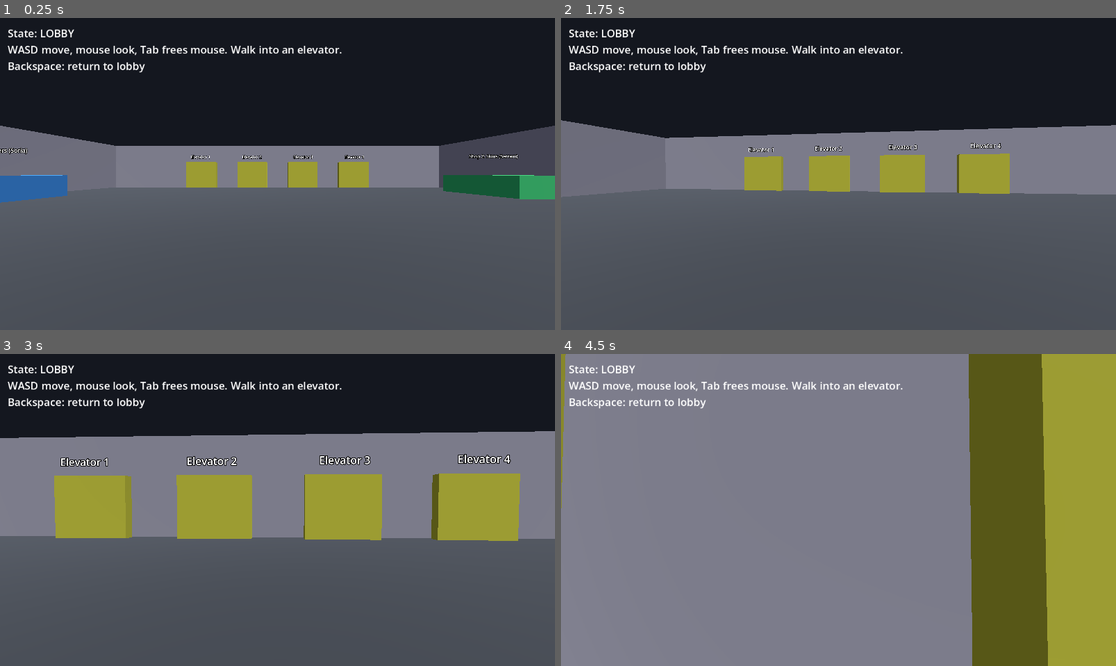
Above: before the commit, frames 1-4 (two rows, left to right).
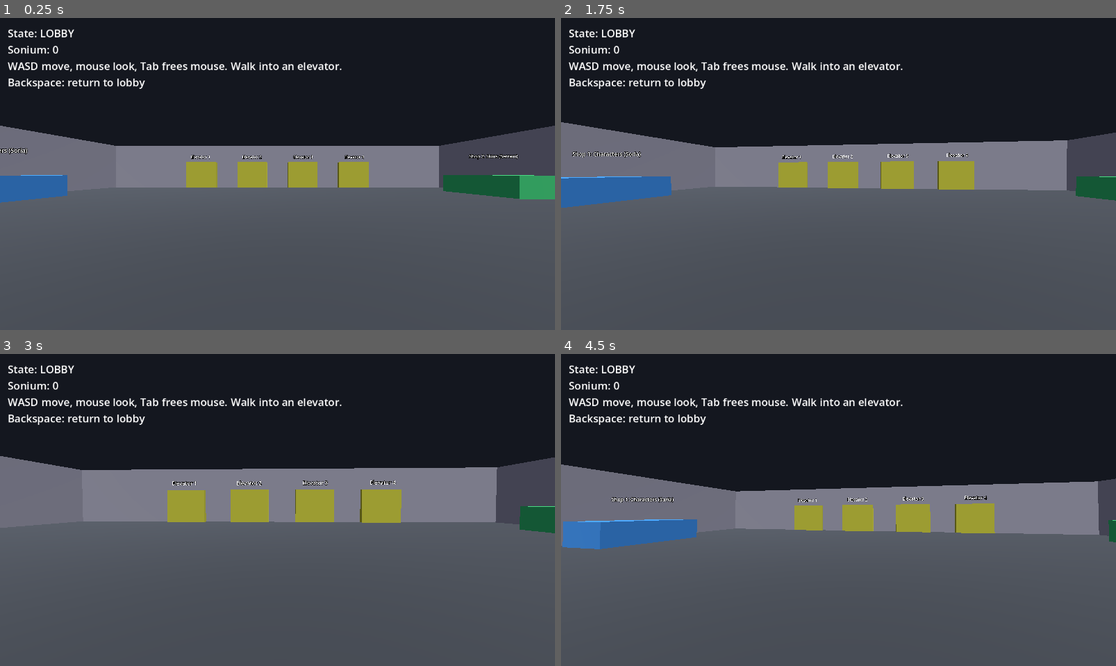
Above: after the commit, the same moments.

Repository: BusyStas/game-godot-Dandy
Game: Godot game, scene res://scenes/lobby.tscn
The game is run twice, just before and just after one commit, with the same random seed, the same clock (stepped at 60 frames per second) and the same inputs.
Inputs (mouse positions are in pixels of both pictures, inside the frame that each line leads up to):
- Up to frame 1 (0.25 s): no input
- Up to frame 2 (1.75 s): tap Enter at 0.5 s; move the mouse to (866, 174) at 0.52 s; hold E 0.53-1.28 s; hold W from 0.53 s (still down); tap T at 0.8, 1.35 s; move the mouse to (810, 174) at 1.27 s; tap Backspace at 1.55 s
- Up to frame 3 (3 s): keep holding W; move the mouse to (288, 503) at 2.02 s; hold E 2.03-2.78 s; tap Backspace at 2.1 s; move the mouse to (271, 516) at 2.77 s; tap E at 2.85 s
- Up to frame 4 (4.5 s): keep holding W; tap T at 3.05, 3.6 s; move the mouse to (877, 513) at 3.52 s; tap Backspace at 3.8, 4.35 s; move the mouse to (794, 506) at 4.27 s

The runs differ from the first frame. In frame 1, 1.9% of the frame differs, in the area x 1-62%, y 8-23%; in frame 2, 12%; in frame 3, 27%; in frame 4, 91%, in the area x 0-100%, y 0-100%.

Commit message:
Add vertical slice: elevator cabin, floor with machines, Sonium, return timer and death
Co-Authored-By: Claude Sonnet 5.5 <noreply@anthropic.com>
Claude-Session: https://claude.ai/code/session_01254WZhSqkkRXr4nw2rpTqZ

Diff:
--- /dev/null
+++ b/scripts/floor_builder.gd
@@ -0,0 +1,92 @@
+class_name FloorBuilder
+extends RefCounted
+## Builds simple placeholder geometry: the elevator cabin and a generic floor.
+## Real per-map scenes will replace build_floor() later.
+
+const MachineScript := preload("res://scripts/machine.gd")
+
+
+static func box(parent: Node, pos: Vector3, size: Vector3, color: Color, solid := true) -> Node3D:
+	var root: Node3D
+	if solid:
+		root = StaticBody3D.new()
+	else:
+		root = Node3D.new()
+	root.position = pos
+	var mesh := MeshInstance3D.new()
+	var bm := BoxMesh.new()
+	bm.size = size
+	mesh.mesh = bm
+	var mat := StandardMaterial3D.new()
+	mat.albedo_color = color
+	mesh.material_override = mat
+	root.add_child(mesh)
+	if solid:
+		var cs := CollisionShape3D.new()
+		var bs := BoxShape3D.new()
+		bs.size = size
+		cs.shape = bs
+		root.add_child(cs)
+	parent.add_child(root)
+	return root
+
+
+static func label(parent: Node, text: String, pos: Vector3, size := 48) -> void:
+	var l := Label3D.new()
+	l.text = text
+	l.position = pos
+	l.font_size = size
+	l.pixel_size = 0.01
+	l.billboard = BaseMaterial3D.BILLBOARD_ENABLED
+	parent.add_child(l)
+
+
+static func build_cabin(origin: Vector3) -> Node3D:
+	var root := Node3D.new()
+	root.position = origin
+	var grey := Color(0.45, 0.45, 0.5)
+	box(root, Vector3(0, -0.5, 0), Vector3(6, 1, 6), grey)
+	box(root, Vector3(0, 2, -3), Vector3(6, 4, 0.5), grey)
+	box(root, Vector3(0, 2, 3), Vector3(6, 4, 0.5), grey)
+	box(root, Vector3(-3, 2, 0), Vector3(0.5, 4, 6), grey)
+	box(root, Vector3(3, 2, 0), Vector3(0.5, 4, 6), grey)
+	box(root, Vector3(0, 4.25, 0), Vector3(6, 0.5, 6), grey)
+	label(root, "Elevator", Vector3(0, 3.2, 0))
+	return root
+
+
+## Returns {"root": Node3D, "elevator": Area3D, "spawn": Vector3}
+static func build_floor(map_name: String, machine_count: int, origin: Vector3) -> Dictionary:
+	var root := Node3D.new()
+	root.position = origin
+	var tint := Color.from_hsv(float(map_name.hash() % 360) / 360.0, 0.35, 0.55)
+	var wall := Color(0.55, 0.55, 0.6)
+	box(root, Vector3(0, -0.5, 0), Vector3(40, 1, 30), tint)
+	box(root, Vector3(0, 2.5, -15), Vector3(40, 5, 1), wall)
+	box(root, Vector3(0, 2.5, 15), Vector3(40, 5, 1), wall)
+	box(root, Vector3(-20, 2.5, 0), Vector3(1, 5, 30), wall)
+	box(root, Vector3(20, 2.5, 0), Vector3(1, 5, 30), wall)
+	label(root, map_name, Vector3(0, 4.0, 0), 96)
+
+	# Elevator you must return to
+	box(root, Vector3(0, 1.5, -14.2), Vector3(4, 3, 0.4), Color(0.7, 0.7, 0.2), false)
+	label(root, "ELEVATOR", Vector3(0, 3.6, -13.6))
+	var elevator := Area3D.new()
+	elevator.position = Vector3(0, 1.5, -12.0)
+	var cs := CollisionShape3D.new()
+	var bs := BoxShape3D.new()
+	bs.size = Vector3(5, 3, 4)
+	cs.shape = bs
+	elevator.add_child(cs)
+	root.add_child(elevator)
+
+	# Machines at random spots
+	var rng := RandomNumberGenerator.new()
+	rng.randomize()
+	for i in machine_count:
+		var m := Node3D.new()
+		m.set_script(MachineScript)
+		m.position = Vector3(rng.randf_range(-15.0, 15.0), 0.0, rng.randf_range(-6.0, 11.0))
+		root.add_child(m)
+
+	return {"root": root, "elevator": elevator, "spawn": origin + Vector3(0, 0.5, -11.5)}
--- a/scripts/lobby.gd
+++ b/scripts/lobby.gd
@@ -1,13 +1,23 @@
 extends Node3D
-## Programmatic lobby: floor, walls, 4 elevators, 3 shop counters, player, and a debug HUD.
+## Lobby + run presentation. Builds the lobby, an elevator cabin, and (per run) a floor.
 ## Walk into an elevator to start a run. Debug keys:
 ##   Enter     - ready up during the selection screen
 ##   T         - complete one task while on a floor
-##   Backspace - abort the run and return to the lobby state
+##   Backspace - abort the run and return to the lobby
 
 const PlayerScript := preload("res://scripts/player.gd")
 
+const LOBBY_SPAWN := Vector3(0, 0.5, 10)
+const CABIN_ORIGIN := Vector3(100, 0, 0)
+const FLOOR_ORIGIN := Vector3(200, 0, 0)
+
+var _player: CharacterBody3D
+var _env: Environment
 var _hud: Label
+var _msg: Label
+var _msg_until_ms := 0
+var _floor_root: Node3D
+var _floor_elevator: Area3D
 
 
 func _ready() -> void:
@@ -15,10 +25,15 @@
 	_add_floor_and_walls()
 	_add_elevators()
 	_add_shops()
+	add_child(FloorBuilder.build_cabin(CABIN_ORIGIN))
 	_add_player()
 	_add_hud()
-	RoundManager.state_changed.connect(func(_s): _refresh_hud())
-	RoundManager.floor_started.connect(func(_m, _f): _refresh_hud())
+	RoundManager.state_changed.connect(_on_state_changed)
+	RoundManager.floor_started.connect(_on_floor_started)
+	RoundManager.floor_ended.connect(_on_floor_ended)
+
+
+func _process(_delta: float) -> void:
 	_refresh_hud()
 
 
@@ -30,75 +45,96 @@
 			RoundManager.finish_selection()
 		KEY_T:
 			RoundManager.report_task_done()
-			_refresh_hud()
 		KEY_BACKSPACE:
 			RoundManager.reset()
 
 
-# --- building blocks -------------------------------------------------------
+# --- run flow ------------------------------------------------------------------
+
+func _on_state_changed(s: int) -> void:
+	match s:
+		RoundManager.State.LOBBY:
+			_clear_floor()
+			_set_panic(false)
+			_teleport(LOBBY_SPAWN)
+		RoundManager.State.COUNTDOWN, RoundManager.State.PRE_FLOOR_ELEVATOR:
+			_clear_floor()
+			_set_panic(false)
+			_teleport(CABIN_ORIGIN + Vector3(0, 0.5, 0))
+		RoundManager.State.PANIC:
+			_set_panic(true)
+
+
+func _on_floor_started(map_name: String, _floor_number: int) -> void:
+	_clear_floor()
+	var built := FloorBuilder.build_floor(map_name, RoundManager.tasks_total, FLOOR_ORIGIN)
+	_floor_root = built["root"]
+	_floor_elevator = built["elevator"]
+	add_child(_floor_root)
+	_teleport(built["spawn"])
+
+
+func _on_floor_ended() -> void:
+	if _floor_elevator and not _floor_elevator.overlaps_body(_player):
+		_show_message("You didn't make it back to the elevator. You died.", 5000)
+		RoundManager.reset()
+	else:
+		_show_message("Floor cleared!", 3000)
+
+
+func _clear_floor() -> void:
+	if _floor_root:
+		_floor_root.queue_free()
+		_floor_root = null
+		_floor_elevator = null
+
+
+func _teleport(pos: Vector3) -> void:
+	if _player:
+		_player.global_position = pos
+		_player.velocity = Vector3.ZERO
+
+
+func _set_panic(on: bool) -> void:
+	_env.ambient_light_color = Color(0.9, 0.3, 0.3) if on else Color(0.5, 0.5, 0.55)
+
+
+func _on_elevator_entered(body: Node3D, elevator_number: int) -> void:
+	if body is CharacterBody3D and RoundManager.state == RoundManager.State.LOBBY:
+		print("Entered elevator %d - starting run" % elevator_number)
+		RoundManager.start_run()
+
+
+# --- lobby geometry --------------------------------------------------------------
 
 func _add_environment() -> void:
 	var sun := DirectionalLight3D.new()
 	sun.rotation_degrees = Vector3(-55, 30, 0)
 	add_child(sun)
-	var env := WorldEnvironment.new()
-	env.environment = Environment.new()
-	env.environment.background_mode = Environment.BG_COLOR
-	env.environment.background_color = Color(0.08, 0.09, 0.12)
-	env.environment.ambient_light_source = Environment.AMBIENT_SOURCE_COLOR
-	env.environment.ambient_light_color = Color(0.5, 0.5, 0.55)
-	add_child(env)
-
-
-func _box(pos: Vector3, size: Vector3, color: Color, solid := true) -> Node3D:
-	var root: Node3D
-	if solid:
-		root = StaticBody3D.new()
-	else:
-		root = Node3D.new()
-	root.position = pos
-	var mesh := MeshInstance3D.new()
-	var bm := BoxMesh.new()
-	bm.size = size
-	mesh.mesh = bm
-	var mat := StandardMaterial3D.new()
-	mat.albedo_color = color
-	mesh.material_override = mat
-	root.add_child(mesh)
-	if solid:
-		var cs := CollisionShape3D.new()
-		var bs := BoxShape3D.new()
-		bs.size = size
-		cs.shape = bs
-		root.add_child(cs)
-	add_child(root)
-	return root
-
-
-func _label(text: String, pos: Vector3, size := 48) -> void:
-	var l := Label3D.new()
-	l.text = text
-	l.position = pos
-	l.font_size = size
-	l.pixel_size = 0.01
-	l.billboard = BaseMaterial3D.BILLBOARD_ENABLED
-	add_child(l)
+	var we := WorldEnvironment.new()
+	_env = Environment.new()
+	_env.background_mode = Environment.BG_COLOR
+	_env.background_color = Color(0.08, 0.09, 0.12)
+	_env.ambient_light_source = Environment.AMBIENT_SOURCE_COLOR
+	_env.ambient_light_color = Color(0.5, 0.5, 0.55)
+	we.environment = _env
+	add_child(we)
 
 
 func _add_floor_and_walls() -> void:
-	_box(Vector3(0, -0.5, 0), Vector3(40, 1, 30), Color(0.25, 0.27, 0.3))
+	FloorBuilder.box(self, Vector3(0, -0.5, 0), Vector3(40, 1, 30), Color(0.25, 0.27, 0.3))
 	var wall := Color(0.55, 0.55, 0.6)
-	_box(Vector3(0, 2.5, -15), Vector3(40, 5, 1), wall)   # back (elevator wall)
-	_box(Vector3(0, 2.5, 15), Vector3(40, 5, 1), wall)    # front
-	_box(Vector3(-20, 2.5, 0), Vector3(1, 5, 30), wall)   # left
-	_box(Vector3(20, 2.5, 0), Vector3(1, 5, 30), wall)    # right
+	FloorBuilder.box(self, Vector3(0, 2.5, -15), Vector3(40, 5, 1), wall)
+	FloorBuilder.box(self, Vector3(0, 2.5, 15), Vector3(40, 5, 1), wall)
+	FloorBuilder.box(self, Vector3(-20, 2.5, 0), Vector3(1, 5, 30), wall)
+	FloorBuilder.box(self, Vector3(20, 2.5, 0), Vector3(1, 5, 30), wall)
 
 
 func _add_elevators() -> void:
 	for i in 4:
 		var x := -9.0 + i * 6.0
-		_box(Vector3(x, 1.5, -14.2), Vector3(3.5, 3, 0.4), Color(0.7, 0.7, 0.2), false)
-		_label("Elevator %d" % (i + 1), Vector3(x, 3.6, -13.8))
+		FloorBuilder.box(self, Vector3(x, 1.5, -14.2), Vector3(3.5, 3, 0.4), Color(0.7, 0.7, 0.2), false)
+		FloorBuilder.label(self, "Elevator %d" % (i + 1), Vector3(x, 3.6, -13.8))
 		var trigger := Area3D.new()
 		trigger.position = Vector3(x, 1.5, -12.5)
 		var cs := CollisionShape3D.new()
@@ -111,29 +147,23 @@
 
 
 func _add_shops() -> void:
-	_box(Vector3(-17, 0.75, -2), Vector3(3, 1.5, 6), Color(0.2, 0.5, 0.8))
-	_label("Shop 1: Characters (Soria)", Vector3(-17, 3, -2), 36)
-	_box(Vector3(17, 0.75, -6), Vector3(3, 1.5, 6), Color(0.2, 0.7, 0.4))
-	_label("Shop 2: Skins (Serrani)", Vector3(17, 3, -6), 36)
-	_box(Vector3(17, 0.75, 4), Vector3(3, 1.5, 6), Color(0.8, 0.5, 0.2))
-	_label("Shop 3: Player Cards", Vector3(17, 3, 4), 36)
-	_label("Starting area", Vector3(0, 3, 10), 36)
+	FloorBuilder.box(self, Vector3(-17, 0.75, -2), Vector3(3, 1.5, 6), Color(0.2, 0.5, 0.8))
+	FloorBuilder.label(self, "Shop 1: Characters (Soria)", Vector3(-17, 3, -2), 36)
+	FloorBuilder.box(self, Vector3(17, 0.75, -6), Vector3(3, 1.5, 6), Color(0.2, 0.7, 0.4))
+	FloorBuilder.label(self, "Shop 2: Skins (Serrani)", Vector3(17, 3, -6), 36)
+	FloorBuilder.box(self, Vector3(17, 0.75, 4), Vector3(3, 1.5, 6), Color(0.8, 0.5, 0.2))
+	FloorBuilder.label(self, "Shop 3: Player Cards", Vector3(17, 3, 4), 36)
+	FloorBuilder.label(self, "Starting area", Vector3(0, 3, 10), 36)
 
 
 func _add_player() -> void:
-	var player := CharacterBody3D.new()
-	player.set_script(PlayerScript)
-	player.position = Vector3(0, 0.5, 10)
-	add_child(player)
-
-
-# --- run flow + HUD ---------------------------------------------------------
-
-func _on_elevator_entered(body: Node3D, elevator_number: int) -> void:
-	if body is CharacterBody3D and RoundManager.state == RoundManager.State.LOBBY:
-		print("Entered elevator %d - starting run" % elevator_number)
-		RoundManager.start_run()
-
+	_player = CharacterBody3D.new()
+	_player.set_script(PlayerScript)
+	_player.position = LOBBY_SPAWN
+	add_child(_player)
+
+
+# --- HUD -------------------------------------------------------------------------
 
 func _add_hud() -> void:
 	var layer := CanvasLayer.new()
@@ -141,12 +171,23 @@
 	_hud.position = Vector2(16, 16)
 	_hud.add_theme_font_size_override("font_size", 22)
 	layer.add_child(_hud)
+	_msg = Label.new()
+	_msg.position = Vector2(16, 300)
+	_msg.add_theme_font_size_override("font_size", 32)
+	layer.add_child(_msg)
 	add_child(layer)
 
 
+func _show_message(text: String, duration_ms: int) -> void:
+	_msg.text = text
+	_msg_until_ms = Time.get_ticks_msec() + duration_ms
+
+
 func _refresh_hud() -> void:
+	if Time.get_ticks_msec() > _msg_until_ms:
+		_msg.text = ""
 	var s: int = RoundManager.state
-	var lines := ["State: %s" % RoundManager.State.keys()[s]]
+	var lines := ["State: %s" % RoundManager.State.keys()[s], "Sonium: %d" % RoundManager.sonium]
 	if s != RoundManager.State.LOBBY:
 		lines.append("Floor: %d" % RoundManager.floor_number)
 	if RoundManager.current_map != "":
@@ -155,9 +196,13 @@
 	match s:
 		RoundManager.State.LOBBY:
 			lines.append("WASD move, mouse look, Tab frees mouse. Walk into an elevator.")
+		RoundManager.State.COUNTDOWN, RoundManager.State.PRE_FLOOR_ELEVATOR:
+			lines.append("Time: %d s" % ceili(RoundManager.time_left()))
 		RoundManager.State.SELECTION:
-			lines.append("Press Enter to ready up")
+			lines.append("Selection screen (not built yet). Press Enter to ready up. Auto-starts in %d s" % ceili(RoundManager.time_left()))
 		RoundManager.State.FLOOR:
-			lines.append("Press T to complete a task (debug)")
+			lines.append("Hold E near a machine to fix it. (T completes a task - debug)")
+		RoundManager.State.PANIC, RoundManager.State.RETURN_TO_ELEVATOR:
+			lines.append("RUN BACK TO THE ELEVATOR! %d s left" % ceili(RoundManager.time_left()))
 	lines.append("Backspace: return to lobby")
 	_hud.text = "\n".join(lines)
--- /dev/null
+++ b/scripts/machine.gd
@@ -0,0 +1,71 @@
+extends Node3D
+## A fixable machine. Stand within range and hold E for FIX_SECONDS to fix it.
+## Fixing grants Sonium and counts as one completed task.
+
+const FIX_SECONDS := 3.0
+const RANGE := 3.0
+const REWARD := 10
+
+var progress := 0.0
+var done := false
+
+var _mat: StandardMaterial3D
+var _label: Label3D
+
+
+func _ready() -> void:
+	var body := StaticBody3D.new()
+	body.position.y = 0.7
+	var mesh := MeshInstance3D.new()
+	var bm := BoxMesh.new()
+	bm.size = Vector3(1.2, 1.4, 1.2)
+	mesh.mesh = bm
+	_mat = StandardMaterial3D.new()
+	_mat.albedo_color = Color(0.7, 0.2, 0.2)
+	mesh.material_override = _mat
+	body.add_child(mesh)
+	var cs := CollisionShape3D.new()
+	var bs := BoxShape3D.new()
+	bs.size = bm.size
+	cs.shape = bs
+	body.add_child(cs)
+	add_child(body)
+
+	_label = Label3D.new()
+	_label.position.y = 2.0
+	_label.font_size = 40
+	_label.pixel_size = 0.01
+	_label.billboard = BaseMaterial3D.BILLBOARD_ENABLED
+	add_child(_label)
+	_update_label()
+
+
+func _process(delta: float) -> void:
+	if done:
+		return
+	var player := get_tree().get_first_node_in_group("player") as Node3D
+	if player == null:
+		return
+	var near := player.global_position.distance_to(global_position) < RANGE
+	if near and Input.is_physical_key_pressed(KEY_E):
+		progress += delta
+		if progress >= FIX_SECONDS:
+			_finish()
+	_update_label()
+
+
+func _finish() -> void:
+	done = true
+	_mat.albedo_color = Color(0.2, 0.7, 0.3)
+	RoundManager.add_sonium(REWARD)
+	RoundManager.report_task_done()
+	_update_label()
+
+
+func _update_label() -> void:
+	if done:
+		_label.text = "Fixed"
+	elif progress > 0.0:
+		_label.text = "Fixing %d%%" % int(progress / FIX_SECONDS * 100.0)
+	else:
+		_label.text = "Machine (hold E)"
--- a/scripts/player.gd
+++ b/scripts/player.gd
@@ -10,6 +10,7 @@
 
 
 func _ready() -> void:
+	add_to_group("player")
 	var shape := CollisionShape3D.new()
 	var capsule := CapsuleShape3D.new()
 	capsule.radius = 0.4
--- a/scripts/round_manager.gd
+++ b/scripts/round_manager.gd
@@ -1,11 +1,13 @@
 extends Node
 ## Round loop state machine (autoload). Mirrors the design deck:
 ## lobby -> elevator countdown -> selection -> pre-floor elevator (~15s)
-## -> floor (tasks) -> panic mode -> return to elevator (90s) -> results -> lobby.
-## Authority (rewards, task progress, deaths) should live on the server.
+## -> floor (tasks) -> panic mode -> return to elevator (90s) -> results -> next floor.
+## Authority (rewards, task progress, deaths) should live on the server once networking exists.
 
 signal state_changed(new_state: State)
 signal floor_started(map_name: String, floor_number: int)
+signal floor_ended          ## emitted when the return timer runs out; listeners may call reset() to kill the run
+signal sonium_changed(total: int)
 
 enum State { LOBBY, COUNTDOWN, SELECTION, PRE_FLOOR_ELEVATOR, FLOOR, PANIC, RETURN_TO_ELEVATOR, RESULTS }
 
@@ -13,16 +15,26 @@
 const SELECTION_SECONDS := 30.0      # placeholder, not specified in the deck
 const PRE_FLOOR_SECONDS := 15.0
 const RETURN_SECONDS := 90.0
+const RESULTS_SECONDS := 5.0
+const TASKS_PER_FLOOR := 3           # placeholder until per-map task setup exists
+const SAVE_PATH := "user://save.cfg"
 
 var state: State = State.LOBBY
 var floor_number := 1
 var current_map := ""
 var tasks_total := 0
 var tasks_done := 0
+var sonium := 0
 
 var _timer: SceneTreeTimer
 var _run_id := 0  # bumps on start/reset so stale timers are ignored
 
+
+func _ready() -> void:
+	_load()
+
+
+# --- public API ----------------------------------------------------------------
 
 func start_run() -> void:
 	if state != State.LOBBY:
@@ -30,7 +42,7 @@
 	_run_id += 1
 	floor_number = 1
 	_set_state(State.COUNTDOWN)
-	_after(COUNTDOWN_SECONDS, func(): _set_state(State.SELECTION))
+	_after(COUNTDOWN_SECONDS, _enter_selection)
 
 
 func finish_selection() -> void:
@@ -51,19 +63,50 @@
 		_after(RETURN_SECONDS, _end_floor)
 
 
+func add_sonium(amount: int) -> void:
+	sonium += amount
+	sonium_changed.emit(sonium)
+	_save()
+
+
+func time_left() -> float:
+	if _timer == null:
+		return 0.0
+	return maxf(_timer.time_left, 0.0)
+
+
+func reset() -> void:
+	## Abort the current run and go back to the lobby state.
+	_run_id += 1
+	_timer = null
+	current_map = ""
+	tasks_done = 0
+	tasks_total = 0
+	_set_state(State.LOBBY)
+
+
+# --- internals -----------------------------------------------------------------
+
+func _enter_selection() -> void:
+	_set_state(State.SELECTION)
+	_after(SELECTION_SECONDS, finish_selection)
+
+
 func _begin_floor() -> void:
 	current_map = MapPicker.pick(floor_number)
 	tasks_done = 0
-	tasks_total = 3  # placeholder; real value comes from the map's task setup
+	tasks_total = TASKS_PER_FLOOR
 	_set_state(State.FLOOR)
 	floor_started.emit(current_map, floor_number)
 
 
 func _end_floor() -> void:
-	# TODO: kill players not in their elevator, then show results.
+	floor_ended.emit()
+	if state != State.RETURN_TO_ELEVATOR:
+		return  # a listener ended the run (player died)
 	_set_state(State.RESULTS)
 	floor_number += 1
-	_after(5.0, _next_floor)
+	_after(RESULTS_SECONDS, _next_floor)
 
 
 func _next_floor() -> void:
@@ -76,18 +119,21 @@
 	state_changed.emit(s)
 
 
-func reset() -> void:
-	## Abort the current run and go back to the lobby state.
-	_run_id += 1
-	current_map = ""
-	tasks_done = 0
-	tasks_total = 0
-	_set_state(State.LOBBY)
-
-
 func _after(seconds: float, callback: Callable) -> void:
 	var id := _run_id
 	_timer = get_tree().create_timer(seconds)
 	_timer.timeout.connect(func():
 		if id == _run_id:
 			callback.call())
+
+
+func _save() -> void:
+	var cfg := ConfigFile.new()
+	cfg.set_value("player", "sonium", sonium)
+	cfg.save(SAVE_PATH)
+
+
+func _load() -> void:
+	var cfg := ConfigFile.new()
+	if cfg.load(SAVE_PATH) == OK:
+		sonium = int(cfg.get_value("player", "sonium", 0))
